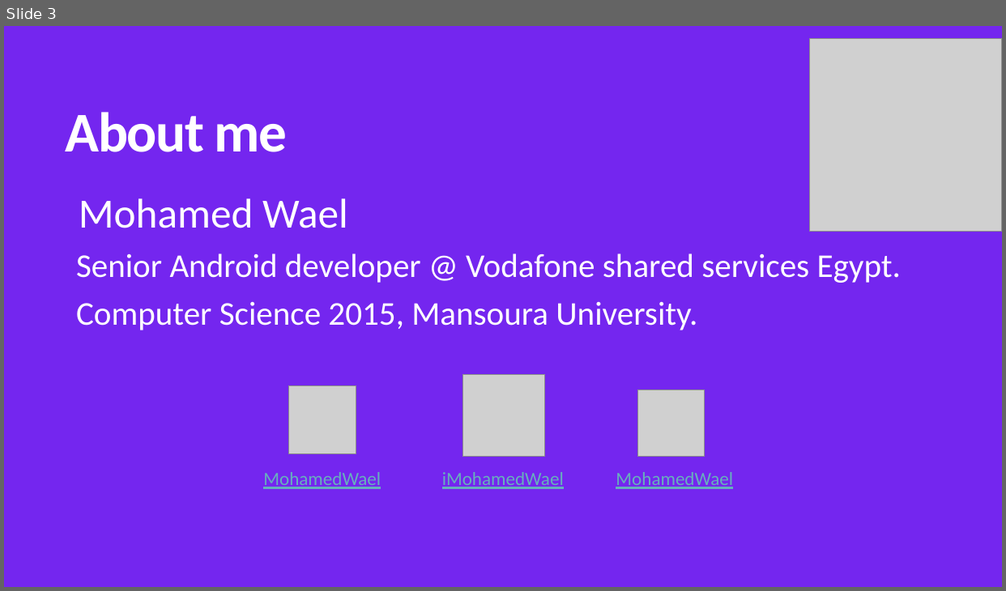
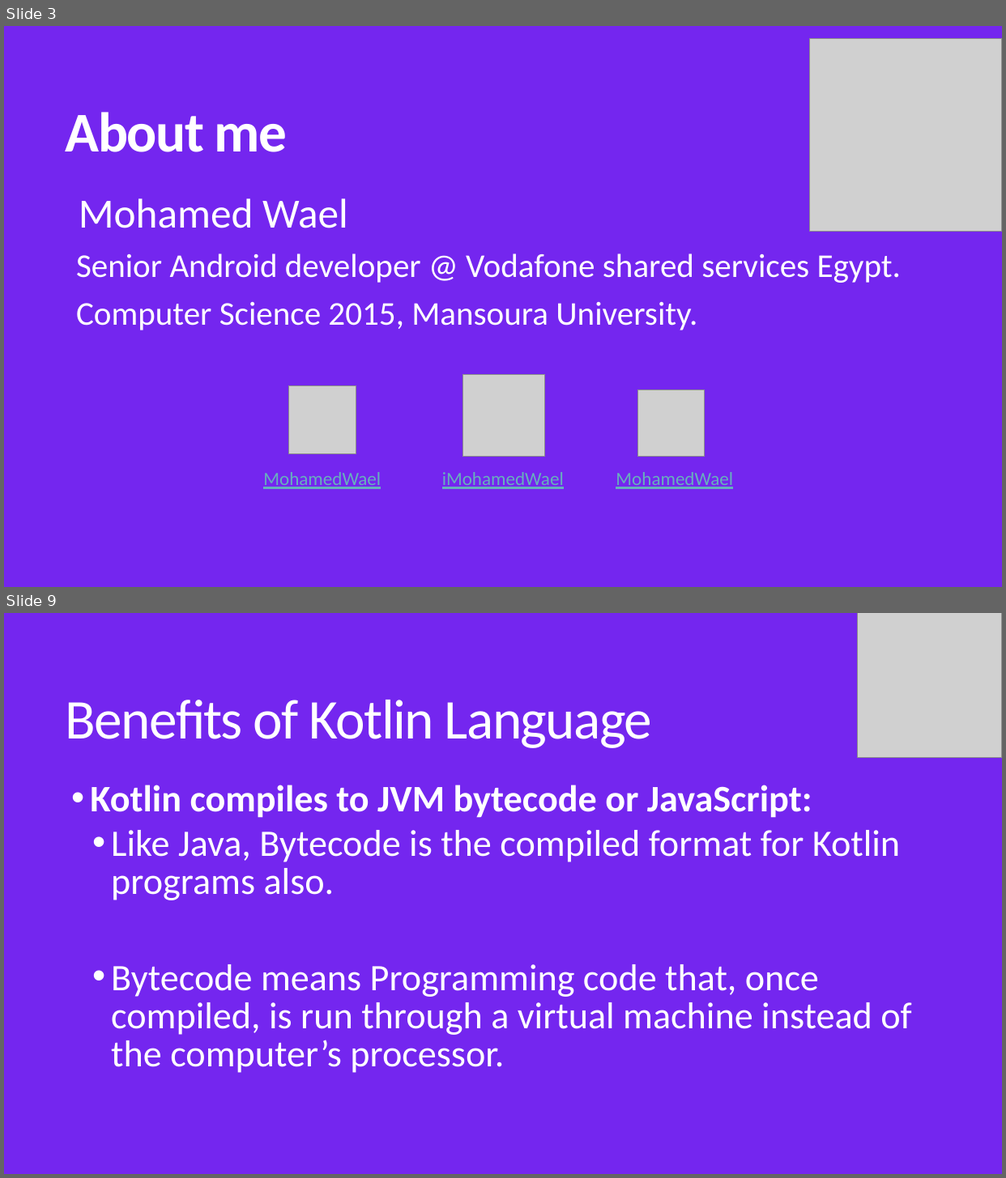
Before and after one commit to MohamedWael/Kotlin-crash-course, a slide deck: kotlin_intro.pptx. Shown one above the other, each under a label of ours: slide 3 before the commit, slides 3 and 9 after it; the slides between them are not shown. The pictures are 1006x591 and 1006x1178 pixels, drawn with LibreOffice and Linux fonts; fonts in the diff are those of the drawing; grey boxes stand for pictures. Boxes give left, top, right and bottom in pixels: in the first picture for what was removed or moved away, otherwise in the second. Text is boxed around its words. In the diff, an @@ line names an element or a change of style, - is before the commit and + after.

```diff
--- a/kotlin_intro.pptx
+++ b/kotlin_intro.pptx
@@ slide 9 added at bbox=[4, 613, 1002, 1174], background #7426EF @@
@@ picture added at bbox=[858, 613, 1002, 757] @@
@@ title added at bbox=[66, 700, 653, 748], 54 pt, text #FFFFFF @@
+Benefits of Kotlin Language
@@ text added at bbox=[90, 785, 911, 1073], 36 pt, text #FFFFFF @@
+• Kotlin compiles to JVM bytecode or JavaScript:
+  • Like Java, Bytecode is the compiled format for Kotlin programs also.
+  • Bytecode means Programming code that, once compiled, is run through a virtual machine instead of the computer’s processor.
```
Also in this commit, not shown: 2 slides changed, 17 other slides added, 1 slide removed, 4 other files.
